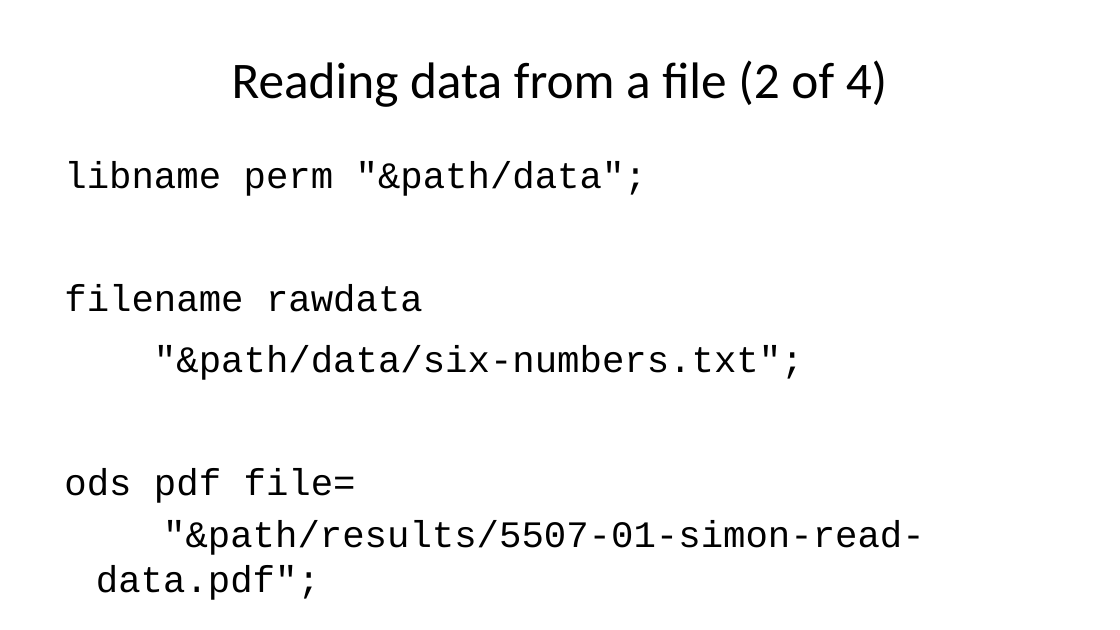
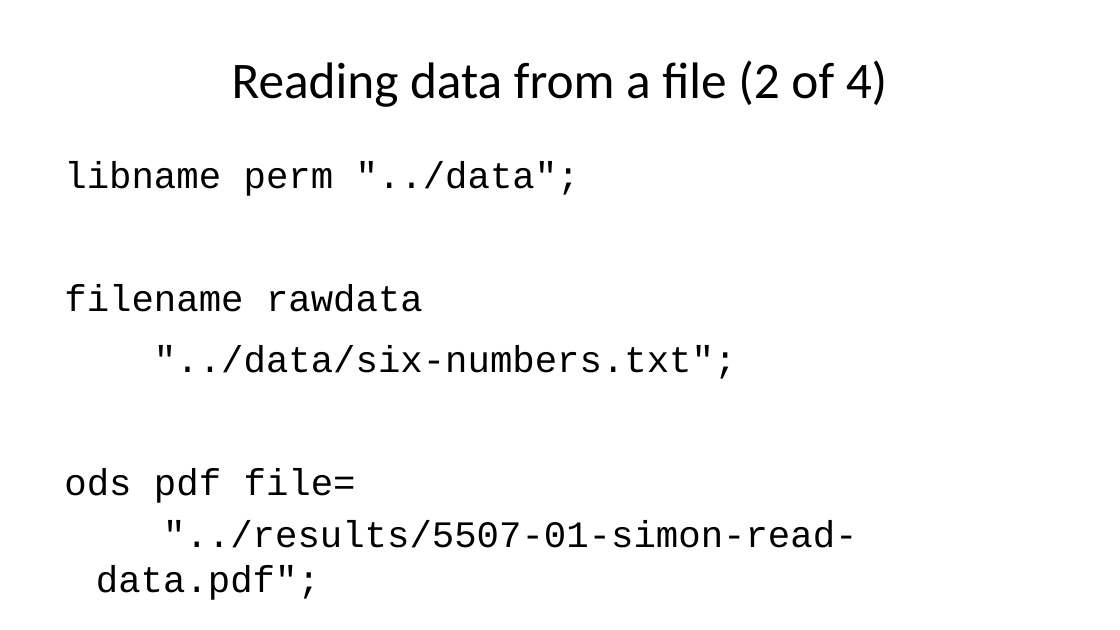
Before and after one commit to pmean/introduction-to-SAS, a slide deck: slide 63 of results/5507-01-simon-sildes-and-speaker-notes.pptx. Drawn at 1120x630 pixels with LibreOffice and Linux fonts; fonts in the diff are those of the drawing. Boxes give left, top, right and bottom in pixels: in the first picture for what was removed or moved away, otherwise in the second. Text is boxed around its words. In the diff, an @@ line names an element or a change of style, - is before the commit and + after.

```diff
--- a/results/5507-01-simon-sildes-and-speaker-notes.pptx
+++ b/results/5507-01-simon-sildes-and-speaker-notes.pptx
@@ text at [64, 161, 857, 600]: text changed @@
-libname perm "&path/data";
-filename rawdata
-"&path/data/six-numbers.txt";
-ods pdf file=
-"&path/results/5507-01-simon-read-data.pdf";
+libname perm "../data";
+filename rawdata
+"../data/six-numbers.txt";
+ods pdf file=
+"../results/5507-01-simon-read-data.pdf";
```
Also in this commit, not shown: 30 other slides changed, 5 other files.
